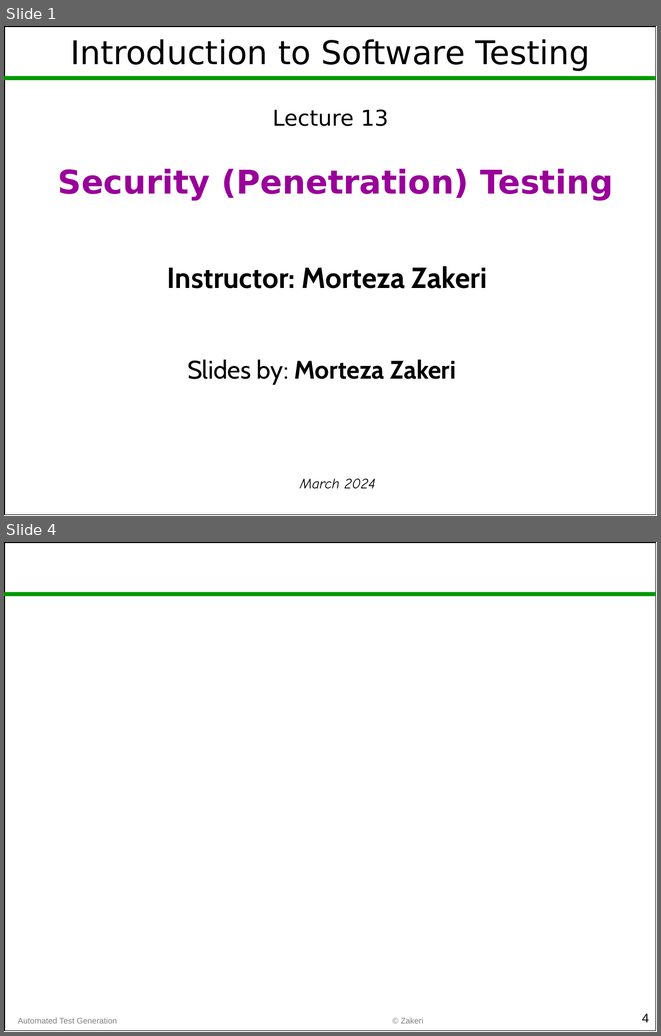
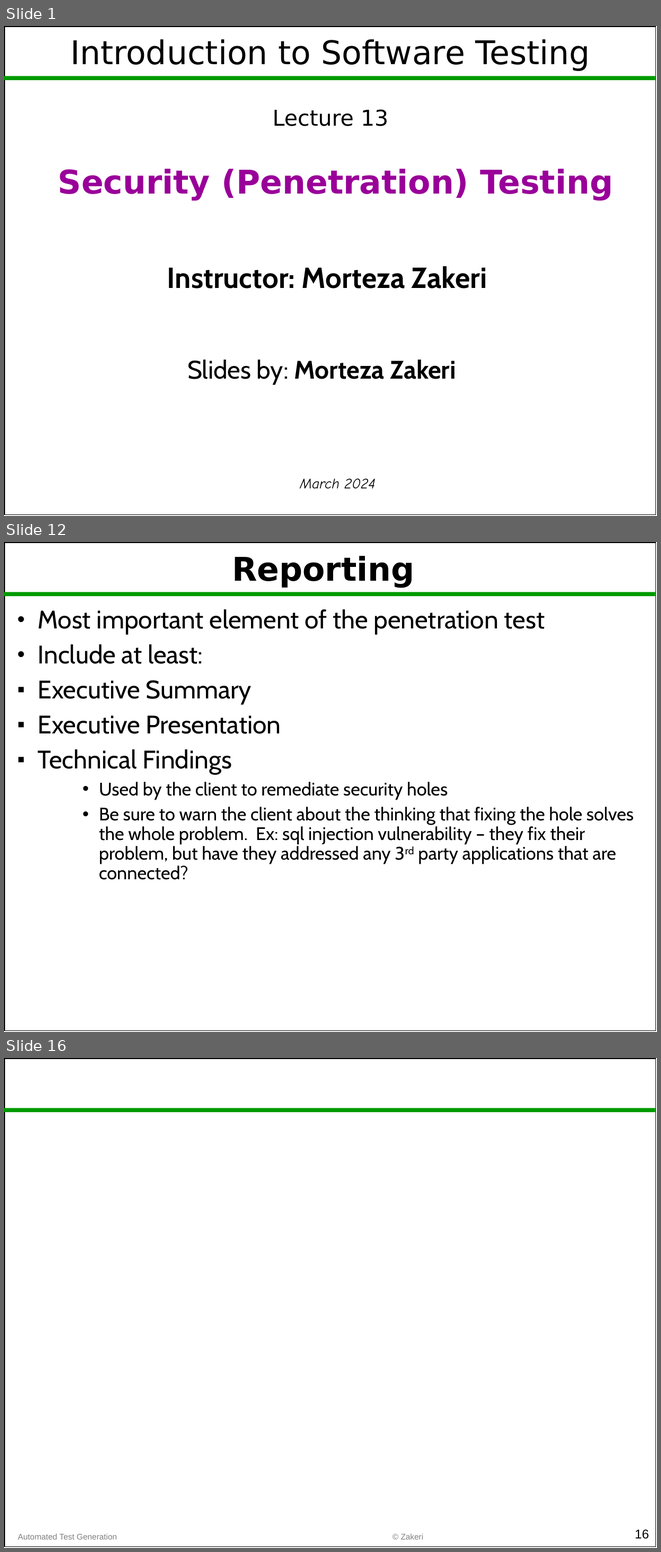
Before and after one commit to m-zakeri/SoftwareTesting, a slide deck: lectures/Lec13_penetration_testing.pptx. Shown one above the other, each under a label of ours: slides 1 and 4 before the commit, slides 1, 12 and 16 after it; the slides between them are not shown. The pictures are 661x1036 and 661x1552 pixels, drawn with LibreOffice and Linux fonts; fonts in the diff are those of the drawing. Boxes give left, top, right and bottom in pixels: in the first picture for what was removed or moved away, otherwise in the second. Text is boxed around its words. In the diff, an @@ line names an element or a change of style, - is before the commit and + after.

```diff
--- a/lectures/Lec13_penetration_testing.pptx
+++ b/lectures/Lec13_penetration_testing.pptx
@@ slide 12 added at (4, 542, 657, 1032), background #FFFFFF; not listed: 2 template elements that a slide beside it also shows @@
@@ title added at (232, 556, 414, 588), 36 pt, text #000000, bold @@
+Reporting
@@ text added at (38, 609, 634, 880), 20 pt, text #000000 @@
+• Most important element of the penetration test
+• Include at least:
+▪ Executive Summary
+▪ Executive Presentation
+▪ Technical Findings
+    • Used by the client to remediate security holes
+    • Be sure to warn the client about the thinking that fixing the hole solves the whole problem. Ex: sql injection vulnerability – they fix their problem, but have they addressed any 3rd party applications that are connected?
@@ what was slide 4 is now slide 16 @@
@@ page number at (635, 1529, 649, 1539): text changed @@
-4
+16
```
Also in this commit, not shown: 13 other slides added, 2 slides removed, 45 other files.
